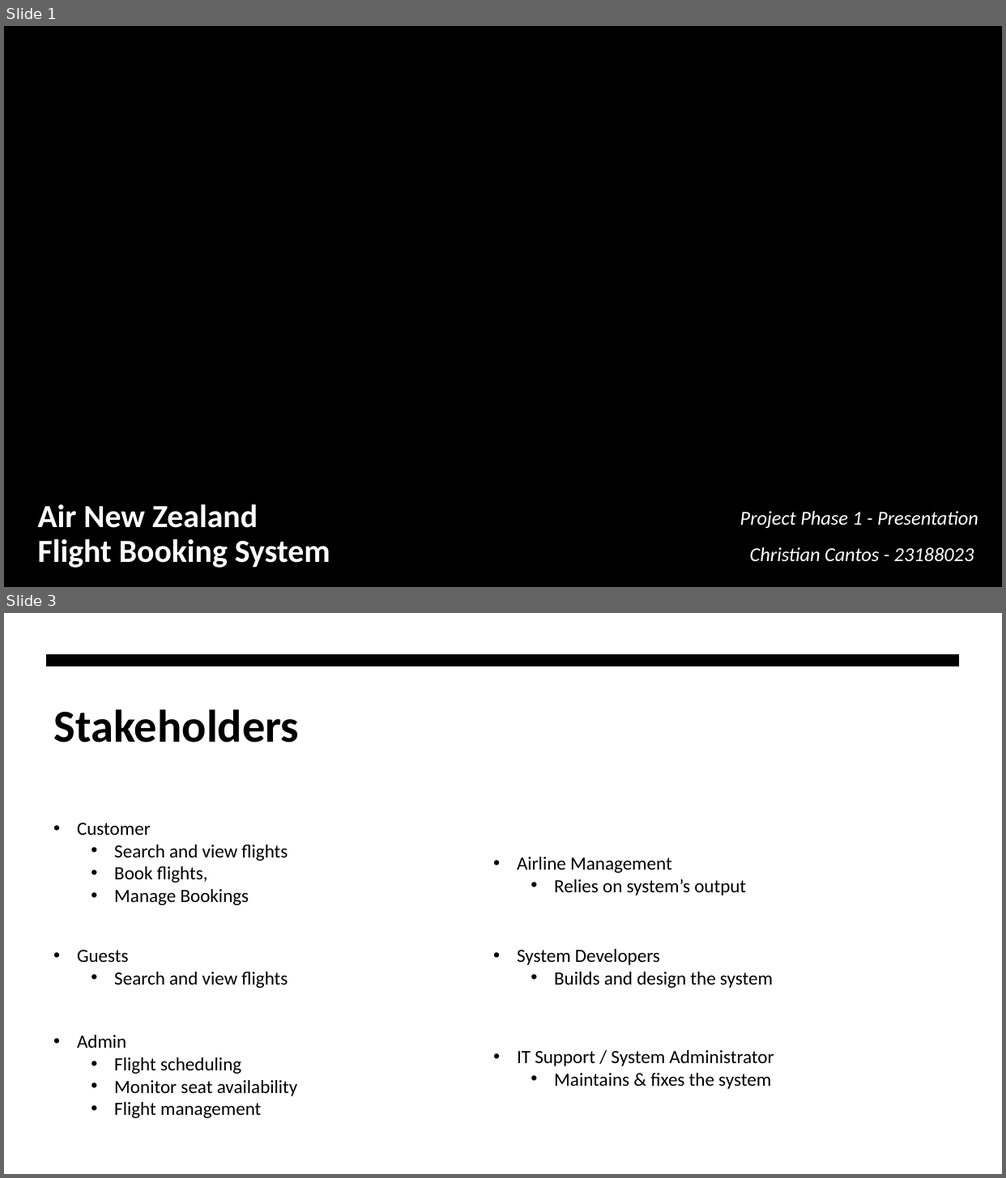
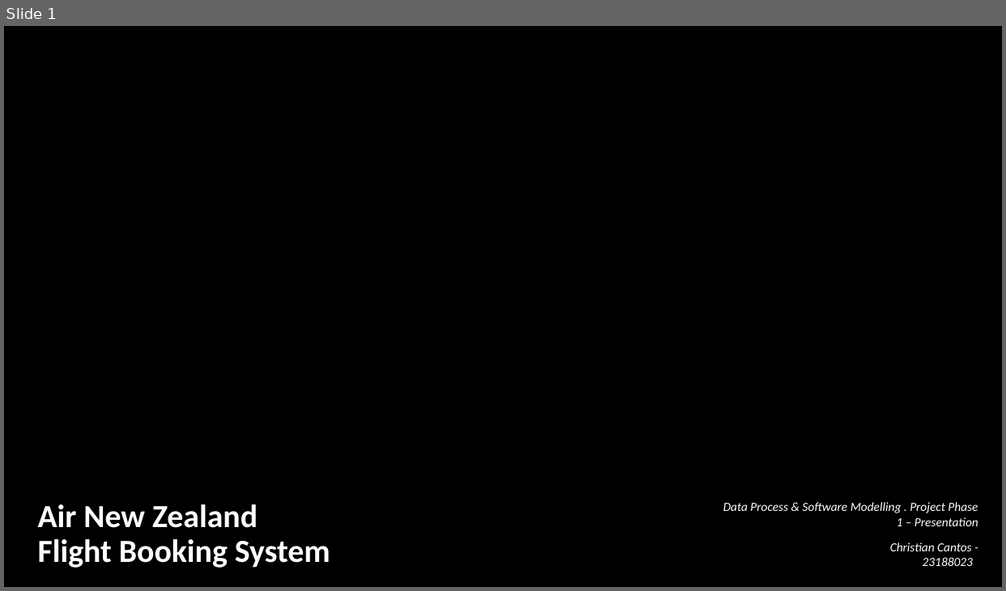
Before and after one commit to Ianieee36/ENSE706_Project, a slide deck: FBS_Presentation.pptx. Shown one above the other, each under a label of ours: slides 1 and 3 before the commit, slide 1 after it; the slides between them are not shown. The pictures are 1006x1178 and 1006x591 pixels, drawn with LibreOffice and Linux fonts; fonts in the diff are those of the drawing; background and template pictures are left out. Boxes give left, top, right and bottom in pixels: in the first picture for what was removed or moved away, otherwise in the second. Text is boxed around its words. In the diff, an @@ line names an element or a change of style, - is before the commit and + after.

```diff
--- a/FBS_Presentation.pptx
+++ b/FBS_Presentation.pptx
@@ slide 3 removed at (4, 613, 1002, 1174), background #FFFFFF @@
@@ freeform shape removed at (47, 655, 960, 667) @@
@@ title removed at (54, 709, 299, 743) @@
-Stakeholders
@@ text removed at (77, 823, 288, 905) @@
-• Customer
-  • Search and view flights
-  • Book flights,
-  • Manage Bookings
@@ text removed at (517, 857, 746, 896) @@
-• Airline Management
-  • Relies on system’s output
@@ text removed at (77, 950, 288, 988) @@
-• Guests
-  • Search and view flights
@@ text removed at (517, 949, 773, 988) @@
-• System Developers
-  • Builds and design the system
@@ text removed at (77, 1035, 298, 1118) @@
-• Admin
-  • Flight scheduling
-  • Monitor seat availability
-  • Flight management
@@ text removed at (517, 1050, 774, 1089) @@
-• IT Support / System Administrator
-  • Maintains & fixes the system
@@ slide 1 changed as well @@
@@ subtitle at (723, 502, 978, 527): text changed; size 19 to 12 pt @@
-Project Phase 1 - Presentation
+Data Process & Software Modelling . Project Phase 1 – Presentation
@@ subtitle at (890, 543, 973, 566): size 19 to 12 pt in "Christian Cantos - 23188023"; line spacing 1.1 to 1 @@
```
Also in this commit, not shown: 3 other slides changed, 5 slides added, 2 other slides removed, 1 other file.
